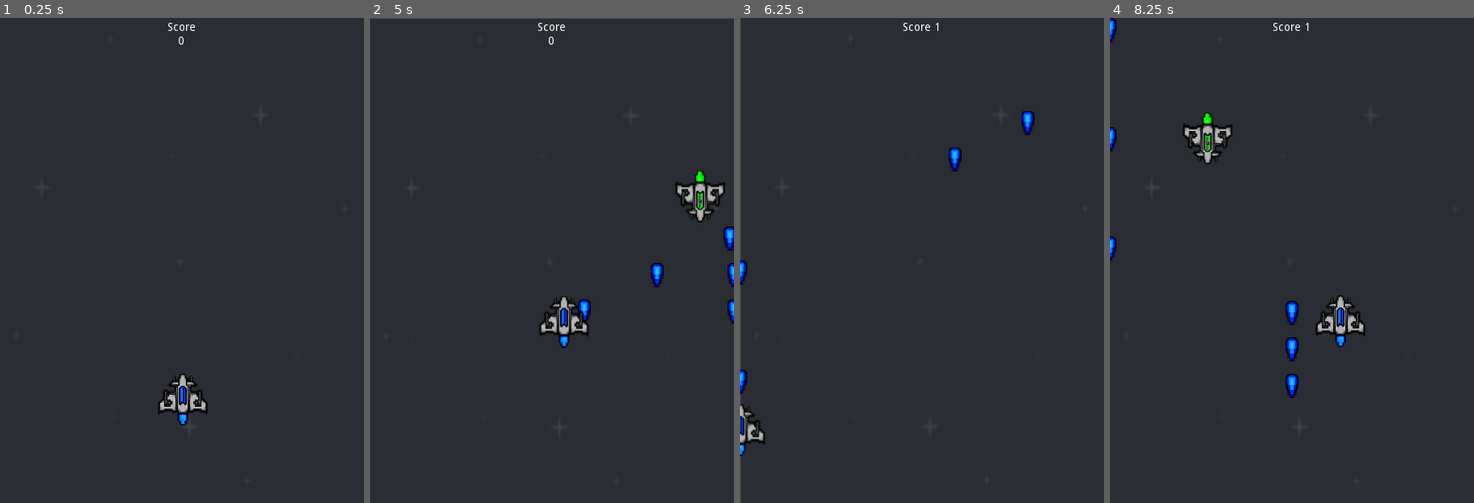
Above: before the commit, frames 1-4 (left to right).
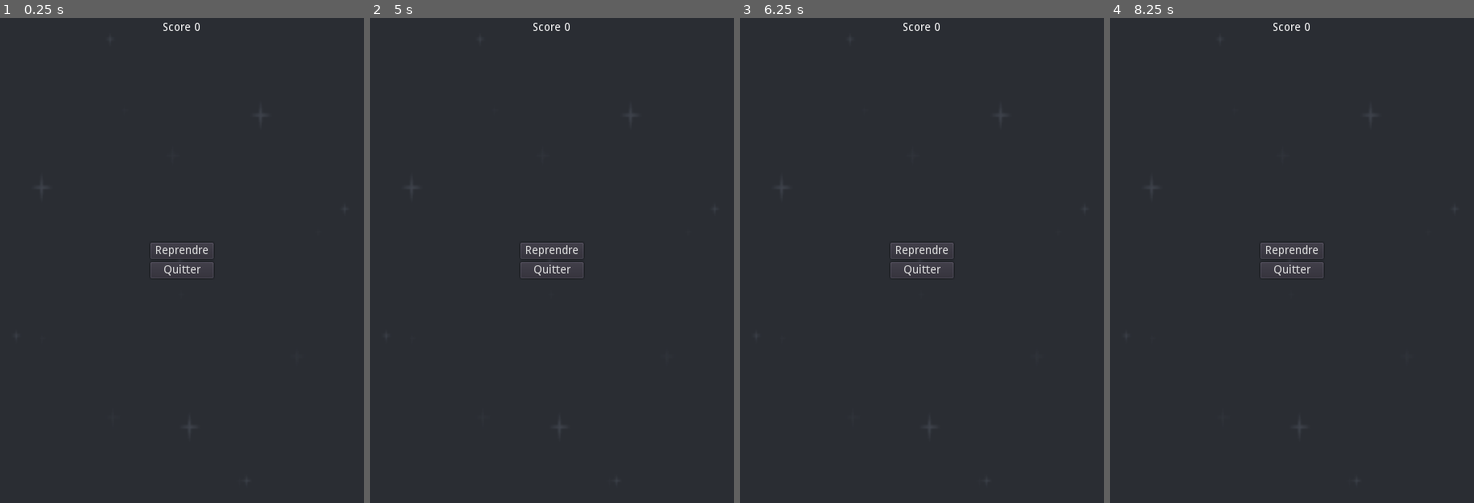
Above: after the commit, the same moments.

Repository: KevCoorp/Firespace
Game: Godot game, scene res://MainScenes/Gameplay.tscn
Two runs of this game, one before a commit and one after it. Both use one fixed random seed, a clock stepped at 60 frames per second and the inputs below.
Inputs (mouse positions are in pixels of both pictures, inside the frame that each line leads up to):
- Up to frame 1 (0.25 s): no input
- Up to frame 2 (5 s): click (552, 250) at 0.5 s, where only the run after the commit has a clickable "Reprendre"; tap Enter at 1.25 s; hold D (move_right) 1.28-2.03 s; hold Space (shoot) 1.28-2.03 s; hold S (move_down) 2.03-2.78 s; tap Space (shoot) at 2.1, 3.6 s; hold D (move_right) 2.78-3.53 s; hold Space (shoot) 2.78-3.53 s; hold Z (move_up) 3.53-4.28 s; hold Q (move_left) from 4.28 s (still down); hold Space (shoot) from 4.28 s (still down); tap Escape (pause, bound only after the commit) at 4.9 s
- Up to frame 3 (6.25 s): release Space (shoot) at 5.03 s; tap Space (shoot) at 5.1 s; release Q (move_left) at 5.78 s; hold S (move_down) from 5.78 s (still down); hold Space (shoot) from 5.78 s (still down)
- Up to frame 4 (8.25 s): release S (move_down) at 6.53 s; release Space (shoot) at 6.53 s; hold D (move_right) 6.53-7.28 s; tap Space (shoot) at 6.6, 8.1 s; hold Z (move_up) 7.28-8.03 s; hold Space (shoot) 7.28-8.03 s; hold D (move_right) from 8.03 s (still down)

The runs differ from the first frame. In frame 1, 1.3% of the frame differs, in the area x 41-59%, y 1-84%; in frame 2, 2.5%, in the area x 0-100%, y 0-68%; in frame 3, 1.4%; in frame 4, 2.5%.

Commit message:
Version 1.3

Diff:
--- /dev/null
+++ b/GUI/GUI.tscn
@@ -0,0 +1,7 @@
+[gd_scene load_steps=2 format=2]
+
+[ext_resource path="res://GUI/PauseMenu2.tscn" type="PackedScene" id=1]
+
+[node name="GUI" type="CanvasLayer"]
+
+[node name="PauseMenu2" parent="." instance=ExtResource( 1 )]
--- /dev/null
+++ b/GUI/PauseMenu2.gd
@@ -0,0 +1,20 @@
+extends Control
+
+var is_paused = false setget set_is_paused
+
+func _unhandled_input(event):
+	if event.is_action_pressed("pause"):
+		self.is_paused = !is_paused
+
+func set_is_paused(value):
+	is_paused = value
+	get_tree().paused = is_paused
+	visible = is_paused
+
+
+func _on_ResumeBtn_pressed():
+	self.is_paused = false
+
+
+func _on_QuitBtn_pressed():
+	get_tree().quit()
--- /dev/null
+++ b/GUI/PauseMenu2.tscn
@@ -0,0 +1,42 @@
+[gd_scene load_steps=3 format=2]
+
+[ext_resource path="res://Textures/background.png" type="Texture" id=1]
+[ext_resource path="res://GUI/PauseMenu2.gd" type="Script" id=2]
+
+[node name="PauseMenu2" type="Control"]
+pause_mode = 2
+anchor_right = 1.0
+anchor_bottom = 1.0
+script = ExtResource( 2 )
+
+[node name="Background" type="Sprite" parent="."]
+scale = Vector2( 1.75781, 2.35156 )
+z_index = -100
+texture = ExtResource( 1 )
+centered = false
+
+[node name="CenterContainer" type="CenterContainer" parent="."]
+anchor_right = 1.0
+anchor_bottom = 1.0
+
+[node name="VBoxContainer" type="VBoxContainer" parent="CenterContainer"]
+margin_left = 186.0
+margin_top = 278.0
+margin_right = 264.0
+margin_bottom = 322.0
+
+[node name="ResumeBtn" type="Button" parent="CenterContainer/VBoxContainer"]
+margin_right = 78.0
+margin_bottom = 20.0
+text = "Reprendre"
+icon_align = 1
+
+[node name="QuitBtn" type="Button" parent="CenterContainer/VBoxContainer"]
+margin_top = 24.0
+margin_right = 78.0
+margin_bottom = 44.0
+text = "Quitter"
+icon_align = 1
+
+[connection signal="pressed" from="CenterContainer/VBoxContainer/ResumeBtn" to="." method="_on_ResumeBtn_pressed"]
+[connection signal="pressed" from="CenterContainer/VBoxContainer/QuitBtn" to="." method="_on_QuitBtn_pressed"]
--- a/HUD/HUD.tscn
+++ b/HUD/HUD.tscn
@@ -16,7 +16,6 @@
 margin_top = -15.0
 margin_right = 429.0
 margin_bottom = 16.0
-text = "Score
-0"
+text = "Score 0"
 align = 1
 clip_text = true
--- a/MainScenes/Gameplay.tscn
+++ b/MainScenes/Gameplay.tscn
@@ -1,10 +1,11 @@
-[gd_scene load_steps=6 format=2]
+[gd_scene load_steps=7 format=2]
 
 [ext_resource path="res://Player/Player.tscn" type="PackedScene" id=1]
 [ext_resource path="res://Textures/background.png" type="Texture" id=2]
 [ext_resource path="res://Enemy/Spawner.gd" type="Script" id=3]
 [ext_resource path="res://HUD/HUD.tscn" type="PackedScene" id=4]
 [ext_resource path="res://Camera/Camera.gd" type="Script" id=5]
+[ext_resource path="res://GUI/GUI.tscn" type="PackedScene" id=6]
 
 [node name="Gameplay" type="Node2D"]
 
@@ -13,6 +14,8 @@
 z_index = -100
 texture = ExtResource( 2 )
 centered = false
+
+[node name="GUI" parent="." instance=ExtResource( 6 )]
 
 [node name="CanvasLayer" type="CanvasLayer" parent="."]
 
--- a/project.godot
+++ b/project.godot
@@ -28,6 +28,7 @@
 
 config/name="FireSpace"
 run/main_scene="res://MainScenes/Gameplay.tscn"
+boot_splash/image="res://Splash/boot.png"
 config/icon="res://icon.png"
 
 [autoload]
@@ -71,6 +72,11 @@
 "events": [ Object(InputEventKey,"resource_local_to_scene":false,"resource_name":"","device":0,"alt":false,"shift":false,"control":false,"meta":false,"command":false,"pressed":false,"scancode":32,"physical_scancode":0,"unicode":0,"echo":false,"script":null)
  ]
 }
+pause={
+"deadzone": 0.5,
+"events": [ Object(InputEventKey,"resource_local_to_scene":false,"resource_name":"","device":0,"alt":false,"shift":false,"control":false,"meta":false,"command":false,"pressed":false,"scancode":16777217,"physical_scancode":0,"unicode":0,"echo":false,"script":null)
+ ]
+}
 
 [physics]
 
Binary file added: Splash/boot.png
Not shown, added: Splash/boot.png.import
Not shown, changed: export_presets.cfg
